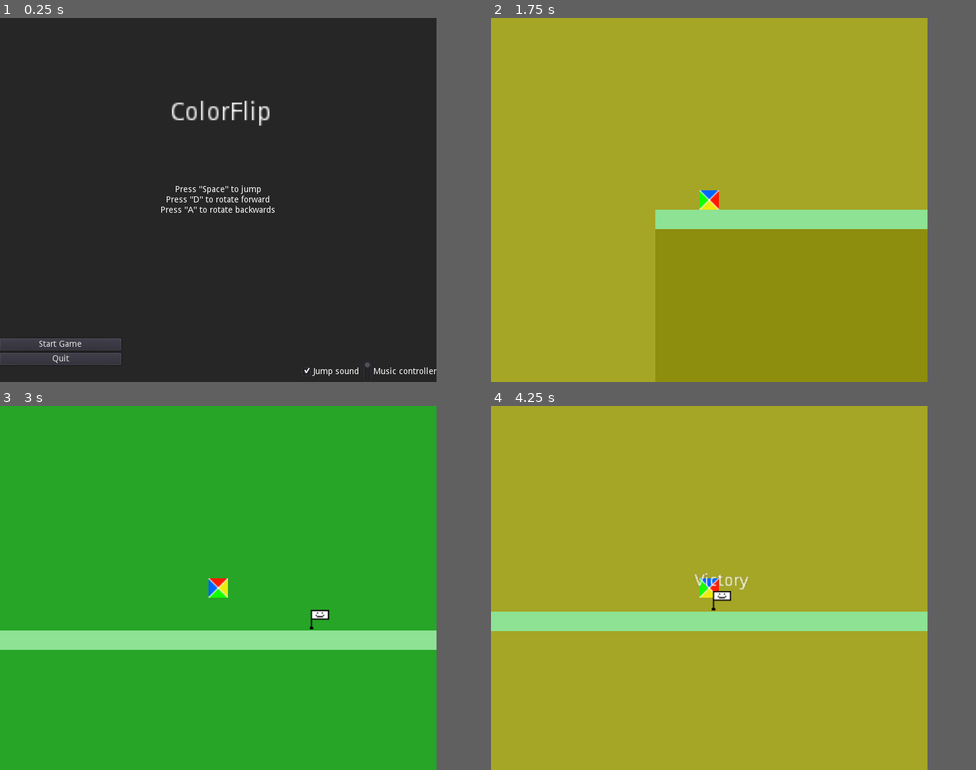
Above: before the commit, frames 1-4 (two rows, left to right).
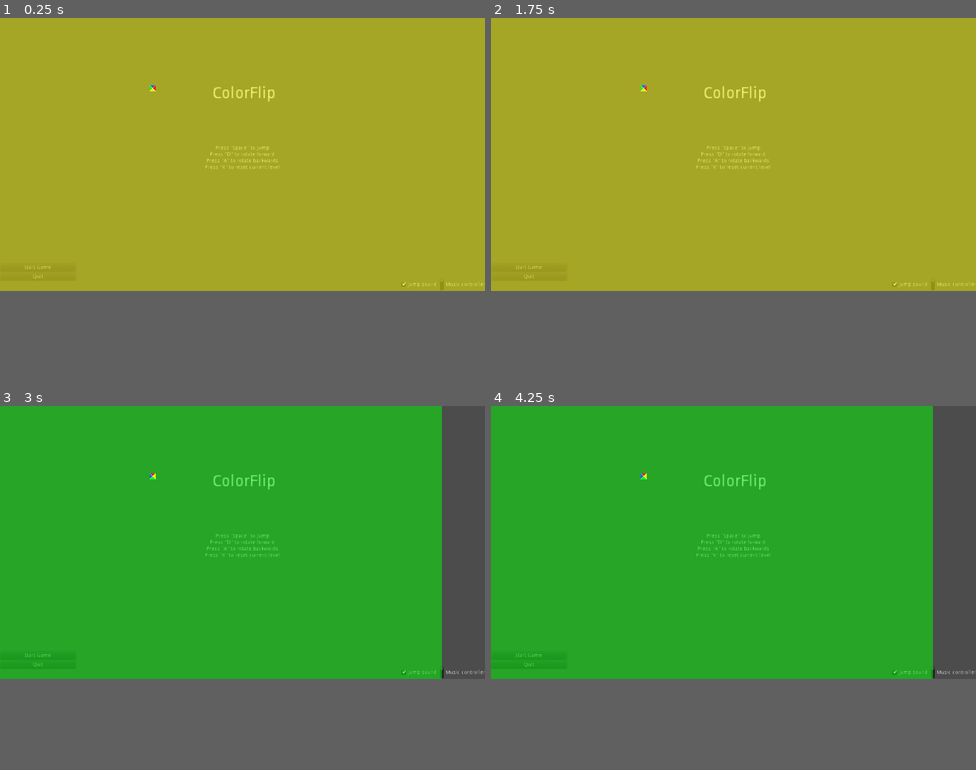
Above: after the commit, the same moments.

Repository: eDraagen/ColorFlip
Game: Godot game, scene res://scrs/main/Main.tscn
The game is run twice, just before and just after one commit, with the same random seed, the same clock (stepped at 60 frames per second) and the same inputs.
Inputs (mouse positions are in pixels of both pictures, inside the frame that each line leads up to):
- Up to frame 1 (0.25 s): no input
- Up to frame 2 (1.75 s): click "Start Game" at 0.5 s; click (524, 349) at 1.25 s, where only the run after the commit has a clickable "Start Game"
- Up to frame 3 (3 s): click (33, 737) at 2 s, where only the run after the commit has a clickable "Start Game"; tap Space (jump) at 2.75 s; tap A (a) at 2.85 s
- Up to frame 4 (4.25 s): tap Space (jump) at 3.02, 3.32, 3.5, 3.77, 3.8, 4.07 s; tap D (d) at 3.05, 3.6 s
In our replay, the window is 720x600 before the commit and 800x450 after it. These sizes can differ from the game's own. Grey fills any space a smaller window leaves; there, only what the larger window draws over its background counts as a difference.

The runs differ from the first frame. In frame 1, 69% of the frame differs, in the area x 0-100%, y 0-99%; in frame 2, 3.6%; in frame 3, 6.4%; in frame 4, 68%.

Commit message:
Changes to main scene, and created Player preview
Added a tween modulate on main scene, making the screen transition less clunky. And created a player preview i want to have in Start menu screen so can rotate and try out player movment and "function"

Diff:
--- /dev/null
+++ b/Player_preview_start_menu.gd
@@ -0,0 +1,92 @@
+extends KinematicBody2D
+
+var velocity := Vector2.ZERO
+
+var can_move = true
+var is_in_air = false
+var can_rotate = true
+
+var colordict = {
+	"red" : Color(1, 0, 0, 0.5),
+	"yellow" : Color(1, 1, 0, 0.5),
+	"green" : Color(0, 1, 0, 0.5),
+	"blue": Color(0, 0, 1, 0.5)
+}
+
+export var jump_height : float
+export var jump_time_to_peak : float
+export var jump_time_to_descent : float
+
+onready var background = $background
+onready var timer = $Timer
+onready var jump_velocity : float = ((2.0 * jump_height) / jump_time_to_peak) * -1.0
+onready var jump_gravity : float = ((-2.0 * jump_height) / (jump_time_to_peak * jump_time_to_peak)) * -1.0
+onready var fall_gravity : float = ((-2.0 * jump_height) / (jump_time_to_descent * jump_time_to_descent)) * -1.0
+
+
+func _physics_process(_delta):
+	if can_move:
+		_change_background_color()
+
+		#check if in air, for rotating player.
+		if is_on_floor():
+			is_in_air = false
+		if not is_on_floor():
+			is_in_air = true
+
+		if Input.is_action_just_pressed("jump") and is_on_floor():
+			_jump()
+			$"/root/EventsAutoload".emit_signal("play_jump_sound")
+
+		if Input.is_action_just_released("jump"):
+			_jump_cut()
+
+		#Rotation forward and backward.
+		if is_in_air:
+			if can_rotate:
+				if Input.is_action_just_pressed("a"):
+					_rotate_tween_forward()
+					can_rotate = false
+					timer.start()
+
+
+				if Input.is_action_just_pressed("d"):
+					_rotate_tween_backwards()
+					can_rotate = false
+					timer.start()
+
+		velocity = move_and_slide(velocity, Vector2.UP)
+
+func _get_gravity() -> float:
+	return jump_gravity if velocity.y < 0.0 else fall_gravity
+
+func _jump():
+	velocity.y = jump_velocity
+
+func _jump_cut():
+	if velocity.y < -100:
+		velocity.y = -100
+
+
+
+func _rotate_tween_forward():
+	var tween := create_tween()
+	tween.tween_property(self, "rotation_degrees", rotation_degrees-90, 0.1)
+
+func _rotate_tween_backwards():
+	var tween := create_tween()
+	tween.tween_property(self, "rotation_degrees", rotation_degrees+90, 0.1)
+
+func _on_Timer_timeout():
+	can_rotate = true
+
+func _change_background_color():
+	var g = rotation_degrees
+	if g == 0:
+		background.color = colordict.yellow
+	if g == 90:
+		background.color = colordict.red
+	if g == -180:
+		background.color = colordict.blue
+	if g == -90:
+		background.color = colordict.green
--- a/project.godot
+++ b/project.godot
@@ -19,12 +19,14 @@
 Global="*res://scrs/main/Global.tscn"
 EventsAutoload="*res://scrs/scripts/events_autoload.gd"
 SoundHandler="*res://scrs/sounds/sound_handler.tscn"
-ScreenTransitionRect="*res://scrs/main/screenTransitionRect.tscn"
 
 [display]
 
-window/size/width=720
+window/size/width=1280
+window/size/height=720
 window/size/resizable=false
+window/stretch/mode="2d"
+window/stretch/aspect="keep"
 
 [input]
 
--- a/scrs/actors/Player_new.tscn
+++ b/scrs/actors/Player_new.tscn
@@ -88,10 +88,11 @@
 
 [node name="background" parent="." instance=ExtResource( 5 )]
 show_behind_parent = true
-margin_left = -318.0
-margin_top = -233.0
-margin_right = 352.0
-margin_bottom = 255.0
+margin_left = -670.0
+margin_top = -489.0
+margin_right = 0.0
+margin_bottom = -1.0
+rect_scale = Vector2( 2, 2 )
 color = Color( 1, 1, 0, 0.490196 )
 
 [connection signal="timeout" from="Timer" to="." method="_on_Timer_timeout"]
--- /dev/null
+++ b/scrs/actors/Player_preview_start_menu.tscn
@@ -0,0 +1,31 @@
+[gd_scene load_steps=5 format=2]
+
+[ext_resource path="res://scrs/actors/background.tscn" type="PackedScene" id=1]
+[ext_resource path="res://Player_preview_start_menu.gd" type="Script" id=2]
+[ext_resource path="res://scrs/assets/new_player.png" type="Texture" id=3]
+
+[sub_resource type="RectangleShape2D" id=1]
+
+[node name="Player_preview_start_menu" type="KinematicBody2D"]
+show_behind_parent = true
+position = Vector2( 403, 185 )
+script = ExtResource( 2 )
+jump_height = 70.0
+jump_time_to_peak = 0.4
+jump_time_to_descent = 0.3
+
+[node name="Timer" type="Timer" parent="."]
+wait_time = 0.2
+
+[node name="CollisionShape2D" type="CollisionShape2D" parent="."]
+shape = SubResource( 1 )
+
+[node name="Sprite" type="Sprite" parent="."]
+texture = ExtResource( 3 )
+
+[node name="background" parent="." instance=ExtResource( 1 )]
+show_behind_parent = true
+margin_left = -1109.0
+margin_top = -567.0
+margin_right = 1224.0
+margin_bottom = 764.0
--- a/scrs/main/Main.tscn
+++ b/scrs/main/Main.tscn
@@ -1,5 +1,6 @@
-[gd_scene load_steps=3 format=2]
+[gd_scene load_steps=4 format=2]
 
+[ext_resource path="res://scrs/actors/Player_preview_start_menu.tscn" type="PackedScene" id=1]
 [ext_resource path="res://scrs/scripts/Main.gd" type="Script" id=2]
 [ext_resource path="res://scrs/main/Manu.tscn" type="PackedScene" id=5]
 
@@ -9,4 +10,8 @@
 [node name="Manu" parent="." instance=ExtResource( 5 )]
 
 [node name="scene_timer" type="Timer" parent="."]
+wait_time = 0.5
 one_shot = true
+
+[node name="Player_preview_start_menu" parent="." instance=ExtResource( 1 )]
+show_behind_parent = true
--- a/scrs/main/Manu.tscn
+++ b/scrs/main/Manu.tscn
@@ -18,7 +18,8 @@
 margin_bottom = 24.0
 text = "Press \"Space\" to jump
 Press \"D\" to rotate forward
-Press \"A\" to rotate backwards"
+Press \"A\" to rotate backwards
+Press \"R\" to reset current level"
 align = 1
 
 [node name="main_menu" type="VBoxContainer" parent="."]
--- a/scrs/main/screenTransitionRect.tscn
+++ b/scrs/main/screenTransitionRect.tscn
@@ -19,7 +19,7 @@
 
 [sub_resource type="Animation" id=2]
 resource_name = "fade_to_black"
-length = 0.5
+length = 0.3
 tracks/0/type = "value"
 tracks/0/path = NodePath(".:color")
 tracks/0/interp = 1
@@ -27,7 +27,7 @@
 tracks/0/imported = false
 tracks/0/enabled = true
 tracks/0/keys = {
-"times": PoolRealArray( 0, 0.5 ),
+"times": PoolRealArray( 0, 0.3 ),
 "transitions": PoolRealArray( 1, 1 ),
 "update": 0,
 "values": [ Color( 0, 0, 0, 0 ), Color( 0, 0, 0, 1 ) ]
@@ -35,7 +35,7 @@
 
 [sub_resource type="Animation" id=4]
 resource_name = "fade_to_transparent"
-length = 0.5
+length = 0.3
 tracks/0/type = "value"
 tracks/0/path = NodePath(".:color")
 tracks/0/interp = 1
@@ -43,7 +43,7 @@
 tracks/0/imported = false
 tracks/0/enabled = true
 tracks/0/keys = {
-"times": PoolRealArray( 0, 0.5 ),
+"times": PoolRealArray( 0, 0.3 ),
 "transitions": PoolRealArray( 1, 1 ),
 "update": 0,
 "values": [ Color( 0, 0, 0, 1 ), Color( 0, 0, 0, 0 ) ]
--- a/scrs/scripts/Main.gd
+++ b/scrs/scripts/Main.gd
@@ -2,21 +2,15 @@
 
 onready var manu = $Manu
 onready var signal_bus = $"/root/EventsAutoload"
-onready var screen_trans = $"/root/ScreenTransitionRect"
 onready var manuStartButton = $Manu/main_menu/startButton
 onready var manuQuitButton = $Manu/main_menu/quitButton
 
-onready var screenTransition = $screenTransitionRect
-onready var screenTransitionAnimPlayer = $screenTransitionRect/AnimationPlayer
-
-onready var anim_timer = $anim_timer
 onready var scene_timer = $scene_timer
 
 
 
 func _ready():
 
-	screen_trans._fade_to_trans()
 	#<--- Buttons connect signal --->
 	manuQuitButton.connect("pressed", self, "_quit_button")
 	manuStartButton.connect("pressed", self, "_start_button")
@@ -31,15 +25,13 @@
 	get_tree().quit()
 
 func _start_button():
-	screen_trans._fade_to_black()
 	scene_timer.start(1)
-	manu.hide()
-
+	var tween := create_tween()
+	tween.tween_property($Manu, "modulate", Color(1, 1, 1, 0), 0.5)
 
 #<--- ON timeout change scene, when start button pressed --->
 func _on_next_scene_timer_timeout():
 	_next_scene()
-	screen_trans._fade_to_trans()
 
 func _next_scene():
 	get_tree().change_scene("res://scrs/levels/Level1.tscn")
